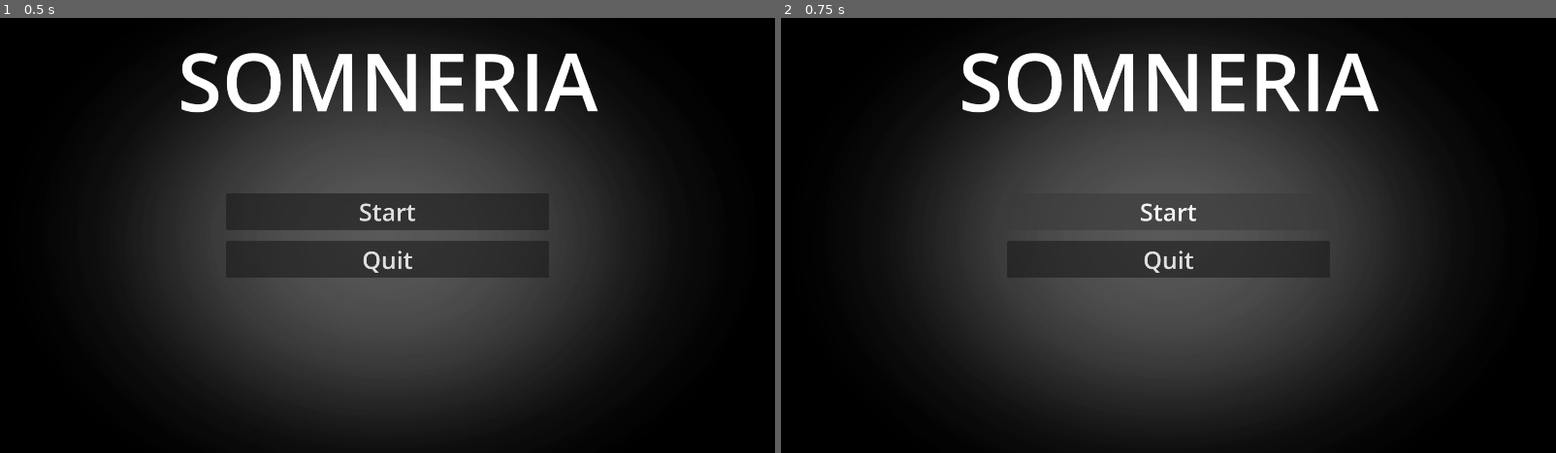
Above: before the commit, frames 1-2 (left to right).
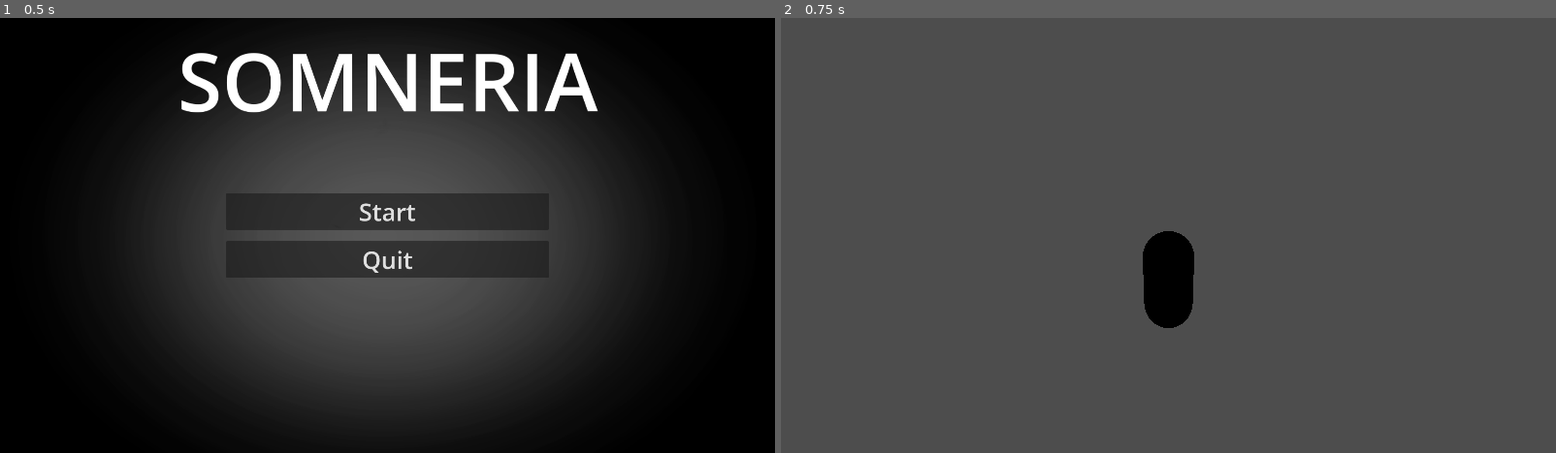
Above: after the commit, the same moments.

Repository: Kaympe20/somneria
Game: Godot game, scene res://main.tscn
The game is run twice, just before and just after one commit, with the same random seed, the same clock (stepped at 60 frames per second) and the same inputs.
Inputs:
- Up to frame 1 (0.5 s): no input
- Up to frame 2 (0.75 s): click "Start" at 0.5 s

Frame 1 is identical in both runs. In frame 2, 81% of the frame differs, in the area x 0-100%, y 0-100%.

Commit message:
Setup starting flow and UI

Diff:
--- a/main.tscn
+++ b/main.tscn
@@ -2,6 +2,7 @@
 
 [ext_resource type="Script" uid="uid://dq7rlk4asadnt" path="res://scripts/levelLoader.gd" id="1_ig7tw"]
 [ext_resource type="Texture2D" uid="uid://5fhlq1be5klv" path="res://assets/mainMenu/bg_placeholder.png" id="2_0xm2m"]
+[ext_resource type="Script" uid="uid://bqjvybtbhwxuh" path="res://scripts/main_ui.gd" id="2_h2yge"]
 
 [sub_resource type="LabelSettings" id="LabelSettings_ig7tw"]
 font_size = 200
@@ -12,6 +13,7 @@
 script = ExtResource("1_ig7tw")
 
 [node name="mainUI" type="CanvasLayer" parent="." unique_id=1460366926]
+script = ExtResource("2_h2yge")
 
 [node name="mainMenu" type="Control" parent="mainUI" unique_id=635017227]
 layout_mode = 3
@@ -68,3 +70,6 @@
 layout_mode = 2
 theme_override_font_sizes/font_size = 60
 text = "Quit"
+
+[connection signal="pressed" from="mainUI/mainMenu/Buttons/Start" to="mainUI" method="_on_start_pressed"]
+[connection signal="pressed" from="mainUI/mainMenu/Buttons/Quit" to="mainUI" method="_on_quit_pressed"]
--- a/scripts/levelLoader.gd
+++ b/scripts/levelLoader.gd
@@ -15,7 +15,7 @@
 
 		var levelPath: String;
 
-		levelPath = "res://scenes/%s/%s.tscn" % levelIdentifier;
+		levelPath = "res://scenes/%s/%s.tscn" % [levelIdentifier, levelIdentifier]
 
 		var levelResource : PackedScene = load(levelPath);
 
@@ -46,6 +46,7 @@
 func _ready() -> void:
 	SignalBus.returnToReality.connect(loadBedroom);
 	SignalBus.loadLevel.connect(loadLevel);
+	SignalBus.gameStart.connect(loadBedroom);
 
 func loadBedroom():
 	loadLevel("bedroom");
--- /dev/null
+++ b/scripts/main_ui.gd
@@ -0,0 +1,18 @@
+extends CanvasLayer
+
+func _on_start_pressed() -> void:
+	SignalBus.gameStart.emit();
+	hide();
+
+# Called when the node enters the scene tree for the first time.
+func _ready() -> void:
+	pass # Replace with function body.
+
+
+# Called every frame. 'delta' is the elapsed time since the previous frame.
+func _process(delta: float) -> void:
+	pass
+
+
+func _on_quit_pressed() -> void:
+	get_tree().quit();
--- a/scripts/signalBus.gd
+++ b/scripts/signalBus.gd
@@ -1,4 +1,5 @@
 extends Node
 
 signal returnToReality();
-signal loadLevel(levelName: Variant);
+signal loadLevel(levelIdentifier: Variant);
+signal gameStart();
Not shown, added: scripts/main_ui.gd.uid
